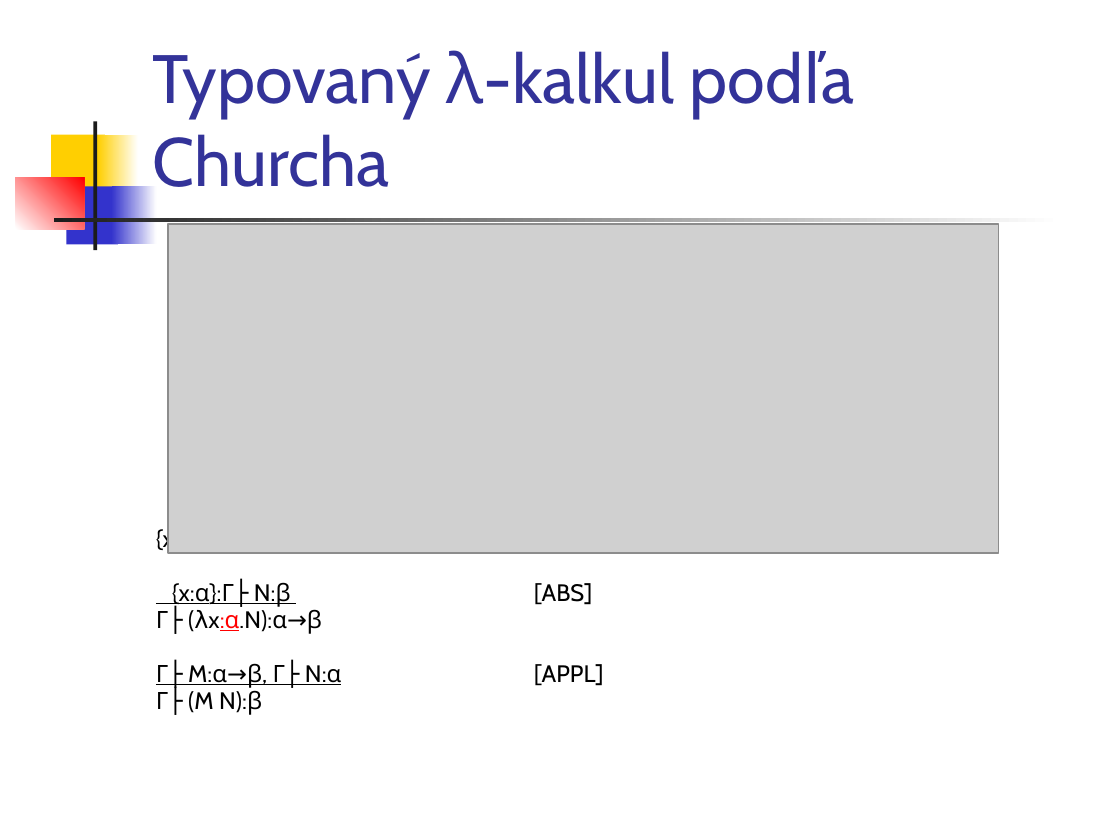
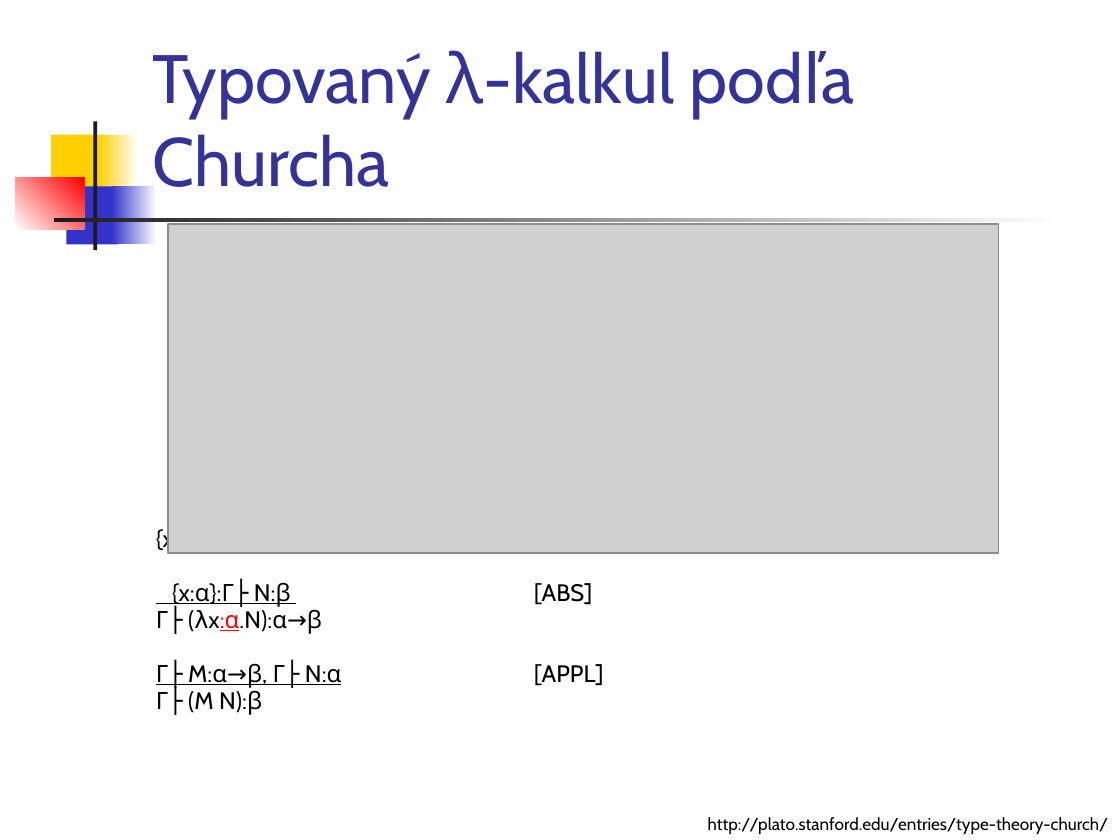
Before and after one commit to Funkcionalne/Prednasky, a slide deck: slide 10 of 08/08_fpro.ppt. Drawn at 1120x840 pixels with LibreOffice and Linux fonts; fonts in the diff are those of the drawing; grey boxes stand for pictures. Boxes give left, top, right and bottom in pixels: in the first picture for what was removed or moved away, otherwise in the second. Text is boxed around its words. In the diff, an @@ line names an element or a change of style, - is before the commit and + after.

```diff
--- a/08/08_fpro.ppt
+++ b/08/08_fpro.ppt
@@ text added at [708,817,1109,834], 11 pt, text #000000 @@
+http://plato.stanford.edu/entries/type-theory-church/
```
Also in this commit, not shown: 4 other slides changed, 1 other file.
